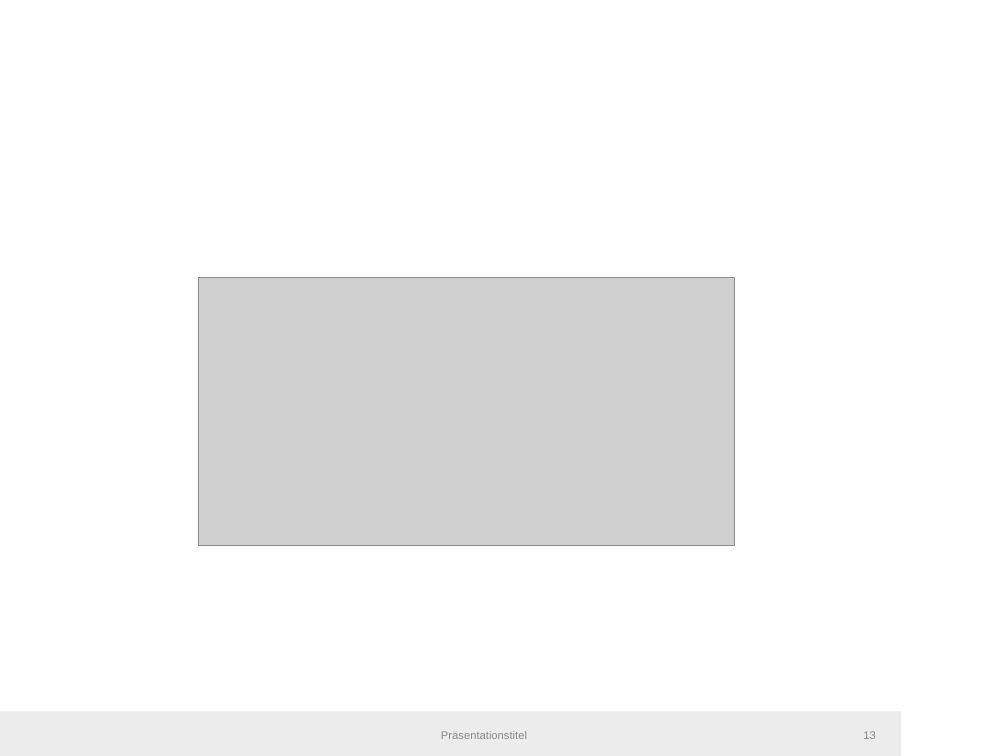
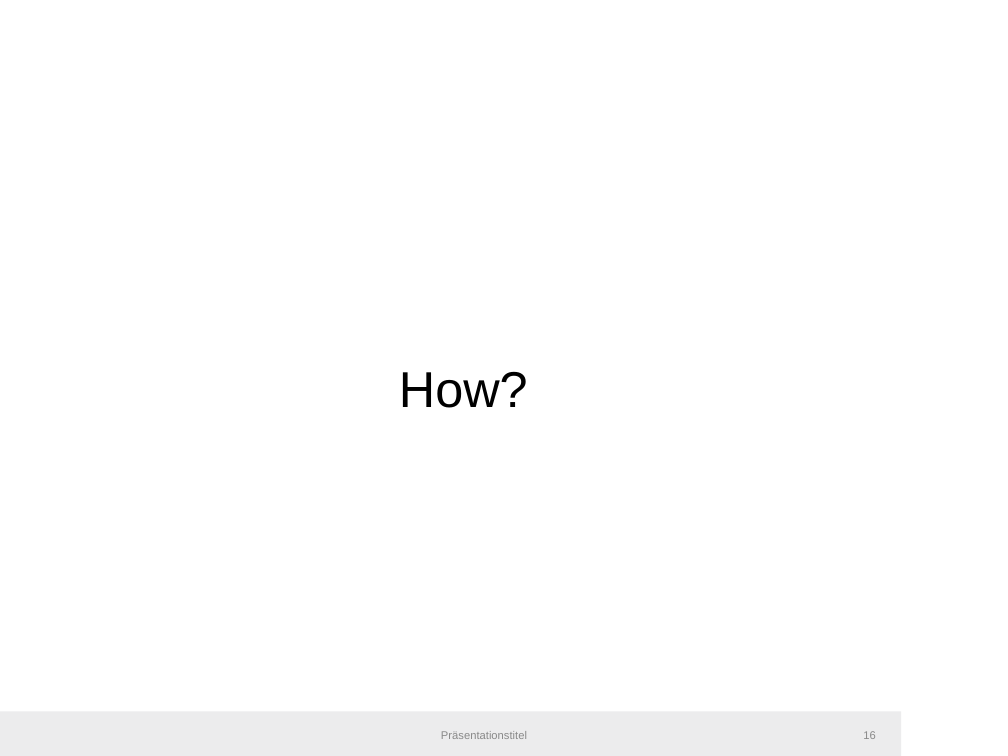
Before and after one commit to IllDepence/master_thesis, a slide deck: slide 16 of pres/pres.odp (slide 13 before the commit). Drawn at 1008x756 pixels with LibreOffice and Linux fonts; fonts in the diff are those of the drawing; grey boxes stand for pictures; background and template pictures are left out. Boxes give left, top, right and bottom in pixels: in the first picture for what was removed or moved away, otherwise in the second. Text is boxed around its words. In the diff, an @@ line names an element or a change of style, - is before the commit and + after.

```diff
--- a/pres/pres.odp
+++ b/pres/pres.odp
@@ picture removed at box(199, 278, 734, 545) @@
@@ text added at box(399, 371, 528, 408), 36 pt, text #000000 @@
+How?
```
Also in this commit, not shown: 10 other slides changed, 10 slides added, 4 slides removed, 5 other files.
